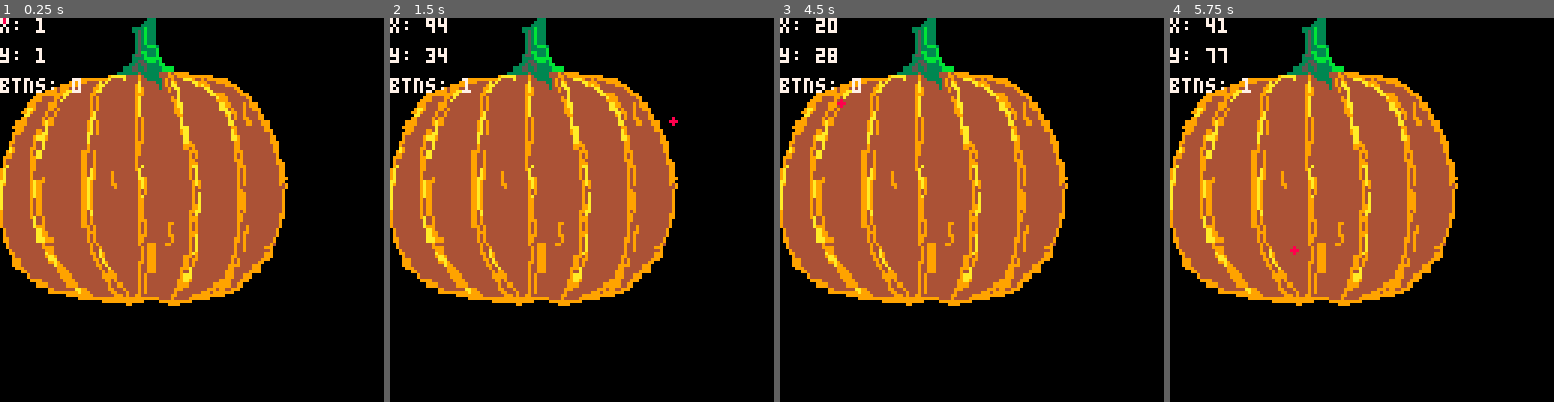
Above: before the commit, frames 1-4 (left to right).
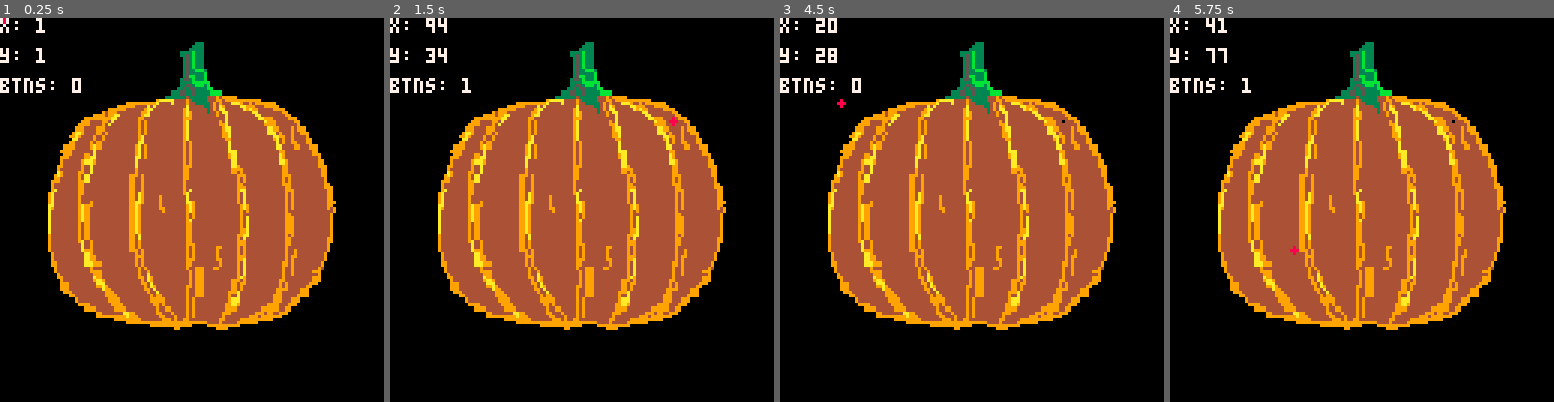
Above: after the commit, the same moments.

Repository: WyattjkRichard/pico8_pumpkin_carving
Game: PICO-8 cartridge pumpkin_carving.p8
Two runs of this game, one before a commit and one after it. Both use one fixed random seed, a clock stepped at 60 frames per second and the inputs below.
Inputs (mouse positions are in pixels of both pictures, inside the frame that each line leads up to):
- Up to frame 1 (0.25 s): no input
- Up to frame 2 (1.5 s): click (670, 121) at 0.67 s; click (436, 267) at 1.22 s
- Up to frame 3 (4.5 s): click (887, 114) at 1.77 s; click (952, 259) at 2.32 s; click (1014, 106) at 2.87 s; click (1075, 256) at 3.42 s; click (841, 102) at 3.97 s
- Up to frame 4 (5.75 s): click (1292, 248) at 4.52 s; click (1354, 94) at 5.07 s; click (1419, 244) at 5.62 s

The runs differ from the first frame. In frame 1, 29% of the frame differs, in the area x 0-88%, y 0-82%; in frame 2, 29%; in frame 3, 29%; in frame 4, 29%.

Commit message:
Fixed issue when drawing on edge of pumpkin

Diff:
--- a/main.lua
+++ b/main.lua
@@ -14,7 +14,7 @@
     if stat(34) & 1 == 1 then
         if within_bounds(x, y) then
             if interpolate then
-                interpolateAndDraw(prev_x - xoffset, prev_y - yoffset, x - xoffset, y - yoffset, drawing_board)
+                interpolateAndDraw(prev_x, prev_y, x, y, drawing_board)
             else
                 drawing_board[x - xoffset][y - yoffset] = true
                 interpolate = true;
@@ -73,8 +73,8 @@
         local t = i / steps;
         local interpX = round(x1 + t * deltaX);
         local interpY = round(y1 + t * deltaY);
-        if (interpX >= 0 and interpX < 96 and interpY >= 0 and interpY < 80) then
-            drawing_board[interpX][interpY] = true;
+        if (interpX > xoffset and interpX < 113 and interpY > yoffset and interpY < 105) then
+            drawing_board[interpX - xoffset][interpY - yoffset] = true;
         end
     end
 end
@@ -188,3 +188,8 @@
     end
     return drawing_board, enclosed_areas
 end
+
+
+
+-- make a mask of the drawing board - use for flood fill and within bounds checks
+-- store drawing board as a 2d array of 8 bit numbers
--- a/pumpkin_carving.p8
+++ b/pumpkin_carving.p8
@@ -100,15 +100,16 @@
 00000000000000000000000000000000009999999999999900000999999999990000000000000000000000000000000000000000000000000000000000000000
 00000000000000000000000000000000000000000099000000000000999900000000000000000000000000000000000000000000000000000000000000000000
 __map__
-0000000000050600000000000000000000000000000000000000000000000000000000000000000000000000000000000000000000000000000000000000000000000000000000000000000000000000000000000000000000000000000000000000000000000000000000000000000000000000000000000000000000000000
-0000000000151600000000000000000000000000000000000000000000000000000000000000000000000000000000000000000000000000000000000000000000000000000000000000000000000000000000000000000000000000000000000000000000000000000000000000000000000000000000000000000000000000
-0000222324252627282900000000000000000000000000000000000000000000000000000000000000000000000000000000000000000000000000000000000000000000000000000000000000000000000000000000000000000000000000000000000000000000000000000000000000000000000000000000000000000000
-303132333435363738393a000000000000000000000000000000000000000000000000000000000000000000000000000000000000000000000000000000000000000000000000000000000000000000000000000000000000000000000000000000000000000000000000000000000000000000000000000000000000000000
-404142434445464748494a4b0000000000000000000000000000000000000000000000000000000000000000000000000000000000000000000000000000000000000000000000000000000000000000000000000000000000000000000000000000000000000000000000000000000000000000000000000000000000000000
-505152535455565758595a5b0000000000000000000000000000000000000000000000000000000000000000000000000000000000000000000000000000000000000000000000000000000000000000000000000000000000000000000000000000000000000000000000000000000000000000000000000000000000000000
-606162636465666768696a6b0000000000000000000000000000000000000000000000000000000000000000000000000000000000000000000000000000000000000000000000000000000000000000000000000000000000000000000000000000000000000000000000000000000000000000000000000000000000000000
-707172737475767778797a7b0000000000000000000000000000000000000000000000000000000000000000000000000000000000000000000000000000000000000000000000000000000000000000000000000000000000000000000000000000000000000000000000000000000000000000000000000000000000000000
-808182838485868788898a8b0000000000000000000000000000000000000000000000000000000000000000000000000000000000000000000000000000000000000000000000000000000000000000000000000000000000000000000000000000000000000000000000000000000000000000000000000000000000000000
-909192939495969798999a9b0000000000000000000000000000000000000000000000000000000000000000000000000000000000000000000000000000000000000000000000000000000000000000000000000000000000000000000000000000000000000000000000000000000000000000000000000000000000000000
-a0a1a2a3a4a5a6a7a8a9aaab0000000000000000000000000000000000000000000000000000000000000000000000000000000000000000000000000000000000000000000000000000000000000000000000000000000000000000000000000000000000000000000000000000000000000000000000000000000000000000
-00b1b2b3b4b5b6b7b8b9ba000000000000000000000000000000000000000000000000000000000000000000000000000000000000000000000000000000000000000000000000000000000000000000000000000000000000000000000000000000000000000000000000000000000000000000000000000000000000000000
+0000000000000000000000000000000000000000000000000000000000000000000000000000000000000000000000000000000000000000000000000000000000000000000000000000000000000000000000000000000000000000000000000000000000000000000000000000000000000000000000000000000000000000
+0000000000000005060000000000000000000000000000000000000000000000000000000000000000000000000000000000000000000000000000000000000000000000000000000000000000000000000000000000000000000000000000000000000000000000000000000000000000000000000000000000000000000000
+0000000000000015160000000000000000000000000000000000000000000000000000000000000000000000000000000000000000000000000000000000000000000000000000000000000000000000000000000000000000000000000000000000000000000000000000000000000000000000000000000000000000000000
+0000000022232425262728290000000000000000000000000000000000000000000000000000000000000000000000000000000000000000000000000000000000000000000000000000000000000000000000000000000000000000000000000000000000000000000000000000000000000000000000000000000000000000
+0000303132333435363738393a00000000000000000000000000000000000000000000000000000000000000000000000000000000000000000000000000000000000000000000000000000000000000000000000000000000000000000000000000000000000000000000000000000000000000000000000000000000000000
+0000404142434445464748494a4b000000000000000000000000000000000000000000000000000000000000000000000000000000000000000000000000000000000000000000000000000000000000000000000000000000000000000000000000000000000000000000000000000000000000000000000000000000000000
+0000505152535455565758595a5b000000000000000000000000000000000000000000000000000000000000000000000000000000000000000000000000000000000000000000000000000000000000000000000000000000000000000000000000000000000000000000000000000000000000000000000000000000000000
+0000606162636465666768696a6b000000000000000000000000000000000000000000000000000000000000000000000000000000000000000000000000000000000000000000000000000000000000000000000000000000000000000000000000000000000000000000000000000000000000000000000000000000000000
+0000707172737475767778797a7b000000000000000000000000000000000000000000000000000000000000000000000000000000000000000000000000000000000000000000000000000000000000000000000000000000000000000000000000000000000000000000000000000000000000000000000000000000000000
+0000808182838485868788898a8b000000000000000000000000000000000000000000000000000000000000000000000000000000000000000000000000000000000000000000000000000000000000000000000000000000000000000000000000000000000000000000000000000000000000000000000000000000000000
+0000909192939495969798999a9b000000000000000000000000000000000000000000000000000000000000000000000000000000000000000000000000000000000000000000000000000000000000000000000000000000000000000000000000000000000000000000000000000000000000000000000000000000000000
+0000a0a1a2a3a4a5a6a7a8a9aaab000000000000000000000000000000000000000000000000000000000000000000000000000000000000000000000000000000000000000000000000000000000000000000000000000000000000000000000000000000000000000000000000000000000000000000000000000000000000
+000000b1b2b3b4b5b6b7b8b9ba00000000000000000000000000000000000000000000000000000000000000000000000000000000000000000000000000000000000000000000000000000000000000000000000000000000000000000000000000000000000000000000000000000000000000000000000000000000000000
Not shown, added: notes.png
